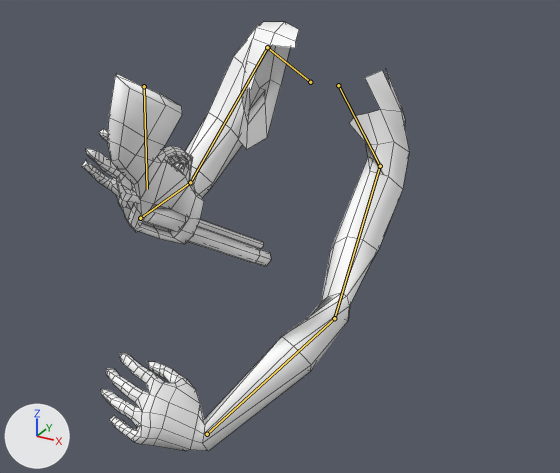
Two versions of the FBX model Assets/Models/Rigs/RigWithRevolver.fbx, one commit apart.
Both versions are drawn from a camera (50 mm lens) standing at (4.42, -9.04, 14.5) and looking at (0.31, -1.57, 10.77). The lights are fixed; the arrows at lower left show +X, +Y and +Z. Both versions are drawn at frame 70 of the action 'Rig|Spin'; the numbers are the values there. The bones that change are drawn over the model as lines. Mesh edges are drawn as thin lines.

In view in the first picture: 'Rig:Female1605'.
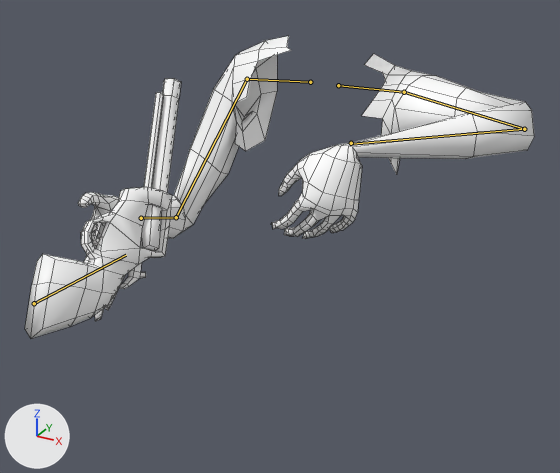
What differs and where, as boxes (x1, y1, x2, y2) in the pictures (560 x 473 px):
'Rig:Female1605', posed (55% wider, 29% shorter)
    before: (81, 22, 409, 451)
    after: (25, 36, 534, 339)
bone 'clavicle_l', root to tip
    before: (338, 85) to (380, 166)
    after: (338, 85) to (404, 92)
bone 'upperarm_l', root to tip
    before: (380, 166) to (334, 318)
    after: (404, 92) to (524, 129)
bone 'lowerarm_l', root to tip
    before: (334, 318) to (207, 434)
    after: (524, 129) to (351, 144)
bone 'clavicle_r', root to tip
    before: (310, 82) to (267, 47)
    after: (310, 82) to (247, 79)
bone 'upperarm_r', root to tip
    before: (267, 47) to (190, 182)
    after: (247, 79) to (176, 217)
bone 'lowerarm_r', root to tip
    before: (190, 182) to (140, 218)
    after: (176, 217) to (140, 218)
bone 'hand_l.001', root to tip
    before: (207, 434) to (207, 434)
    after: (351, 143) to (351, 143)
bone 'hand_r.001', root to tip
    before: (140, 218) to (140, 217)
    after: (141, 218) to (140, 218)
bone 'Uchwyt', root to tip
    before: (144, 86) to (147, 189)
    after: (34, 303) to (126, 255)

The edits, one by one:
Bone 'clavicle_l' (bone_clavicle_l) turns from (5, 11, -46) to (-48, 2, -4) degrees about its own x, y and z.
Bone 'upperarm_l' (bone_upperarm_l) turns from (39, -9, 39) to (89, -18, 33) degrees about its own x, y and z.
Bone 'lowerarm_l' (bone_lowerarm_l) turns from (-37, 82, -73) to (118, 34, 6) degrees about its own x, y and z.
Bone 'clavicle_r' (bone_clavicle_r) turns from (-16, 13, -32) to (1, 14, -7) degrees about its own x, y and z.
Bone 'upperarm_r' (bone_upperarm_r) turns from (26, -14, 27) to (17, 0, 7) degrees about its own x, y and z.
Bone 'lowerarm_r' (bone_lowerarm_r) turns from (54, -5, 10) to (91, -19, -56) degrees about its own x, y and z.
Bone 'hand_l.001' (bone_hand_l_001) moves from (2.75, -2.35, 0.79) to (0.57, -1.61, 3.84).
Bone 'hand_l.001' (bone_hand_l_001) turns from (-39, -122, 5) to (18, -14, -48) degrees about its own x, y and z.
Bone 'hand_r.001' (bone_hand_r_001) turns from (-27, 157, -25) to (-71, 53, -61) degrees about its own x, y and z.
Bone 'Uchwyt' (bone_uchwyt) moves from (0.37, 9.39, 9.97) to (-0.07, 7.13, 9.99).
Bone 'Uchwyt' (bone_uchwyt) turns from (-46, 15, 151) to (55, 162, 12) degrees about its own x, y and z.
